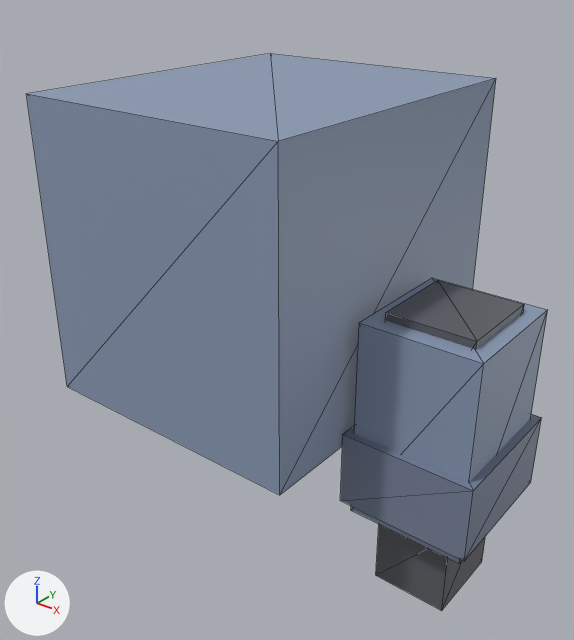
One commit to the glTF model scenes/mecha/parts/arm_left/tankmech_arm_left.glb: the scene before it, then after it.
Rendered twice from a 50 mm camera at (1.1, -2.3, 1.19) aimed at (-0.69, -0.07, -0.2). Arrows for +X, +Y and +Z are at lower left; the lights stay in place. The first picture is the older version. Mesh edges are drawn as thin lines.

In view in the first picture: 'armL_forearm', 'armL_forearm_fist', 'armL_forearm_plate', 'armL_pauldron', 'armL_upper'.
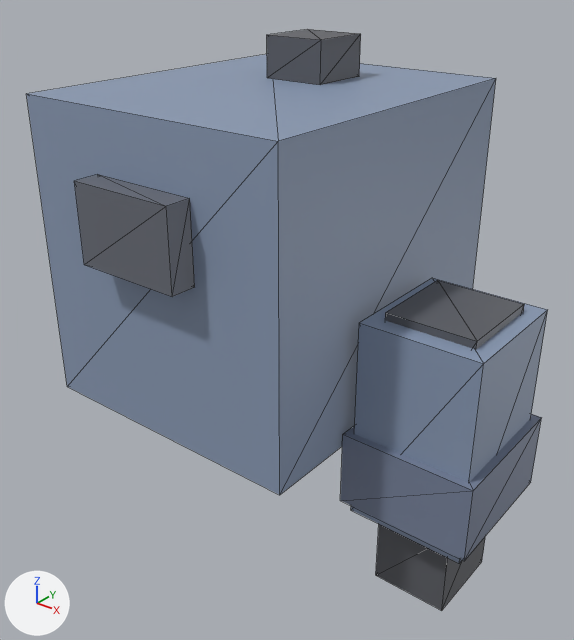
Changed parts and their boxes [x1, y1, x2, y2] in the pictures (574 x 640 px):
'armL_pauldron_vent_rear', added: after [74, 175, 195, 297]
'armL_pauldron_thruster', added: after [267, 29, 361, 85]

Patch to the scene script:
```diff
--- a/scenes/mecha/parts/arm_left/tankmech_arm_left.glb.py
+++ b/scenes/mecha/parts/arm_left/tankmech_arm_left.glb.py
@@ me_arml_pauldron_vent_rear @@
+me_arml_pauldron_vent_rear.from_pydata(...)  # a box spanning x -1.07..-0.63, y -0.725..-0.625, z 0.15..0.45
+me_arml_pauldron_vent_rear.materials.append(mat_defaultmaterial_004)
@@ me_arml_pauldron_thruster @@
+me_arml_pauldron_thruster.from_pydata(...)  # a box spanning x -0.98..-0.72, y 0.17..0.43, z 0.68..0.84
+me_arml_pauldron_thruster.materials.append(mat_defaultmaterial_002)
@@ ob_arml_pauldron_vent_rear @@
+ob_arml_pauldron_vent_rear = bpy.data.objects.new('armL_pauldron_vent_rear', me_arml_pauldron_vent_rear)
+ob_arml_pauldron_vent_rear.location = (0.0, 0.0, 0.0)
@@ ob_arml_pauldron_thruster @@
+ob_arml_pauldron_thruster = bpy.data.objects.new('armL_pauldron_thruster', me_arml_pauldron_thruster)
+ob_arml_pauldron_thruster.location = (0.0, 0.0, 0.0)
```
